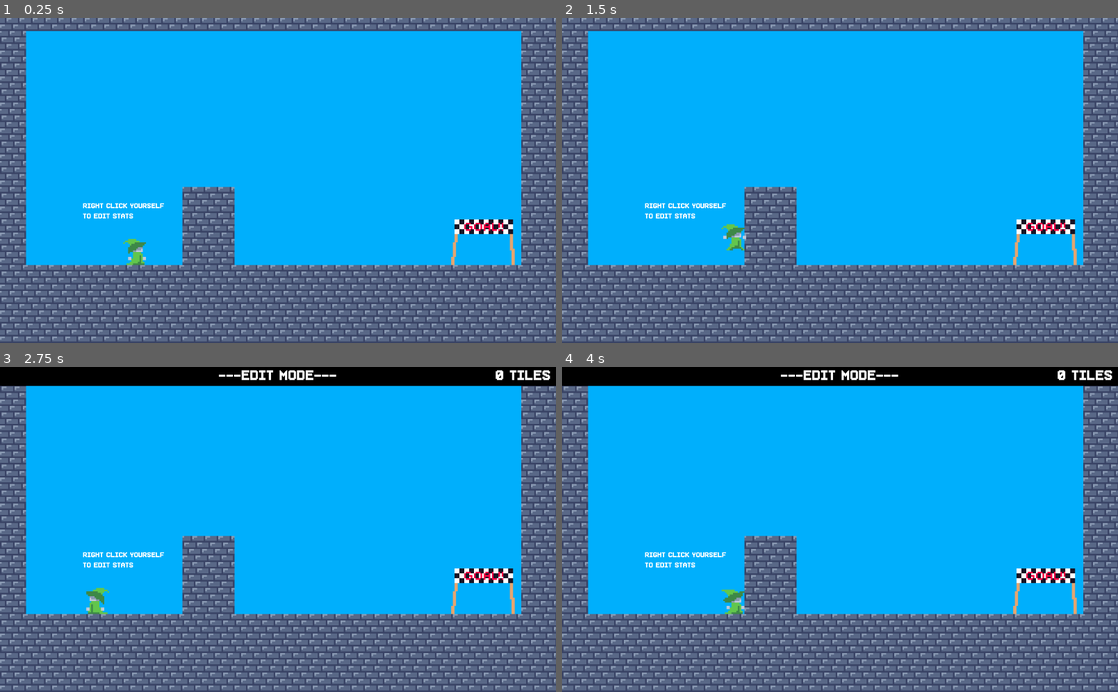
Above: before the commit, frames 1-4 (two rows, left to right).
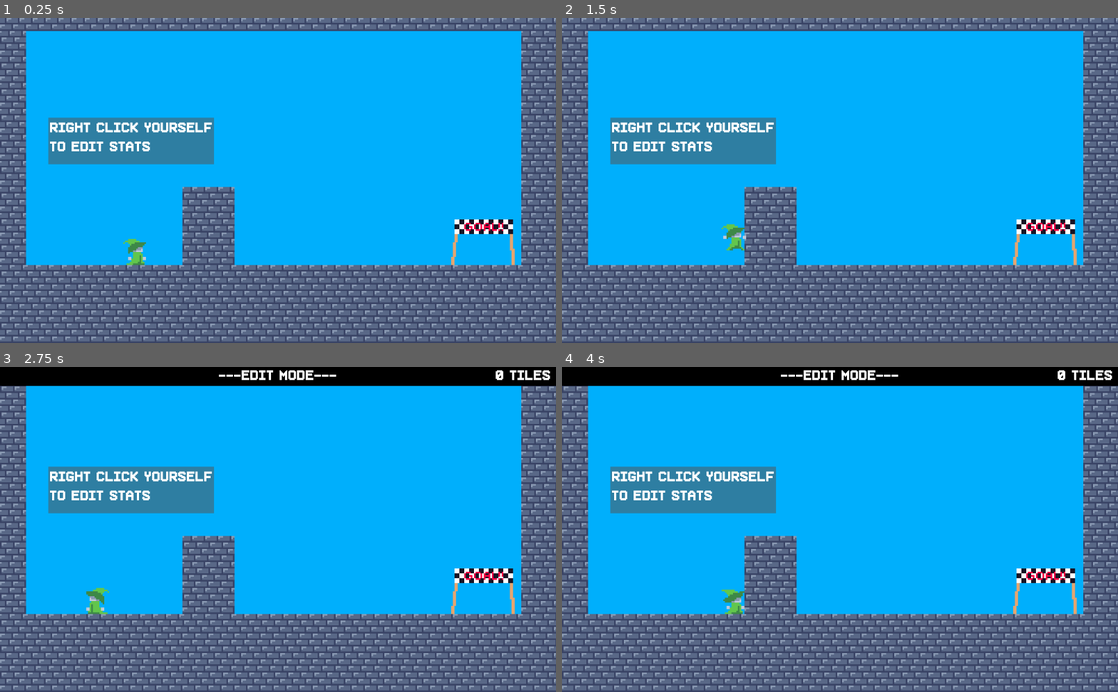
Above: after the commit, the same moments.

Repository: error-27/gmtk2023
Game: Godot game, scene res://scenes/level/LevelPack/E27Level1.tscn
Two runs of this game, one before a commit and one after it. Both use one fixed random seed, a clock stepped at 60 frames per second and the inputs below. This scene is started directly instead of the project's main scene.
Inputs (mouse positions are in pixels of both pictures, inside the frame that each line leads up to):
- Up to frame 1 (0.25 s): no input
- Up to frame 2 (1.5 s): tap Enter at 0.5 s; move the mouse to (701, 252) at 0.52 s; hold D (Right) from 0.53 s (still down); tap Space (EditMode) at 0.6, 1.35 s; click (701, 252) at 0.67 s; tap W (Jump) at 0.77 s; move the mouse to (728, 196) at 1.27 s
- Up to frame 3 (2.75 s): tap W (Jump) at 1.52 s; move the mouse to (333, 458) at 2.02 s; release D (Right) at 2.03 s; hold Left (Left) from 2.03 s (still down); tap Space (EditMode) at 2.1 s
- Up to frame 4 (4 s): move the mouse to (812, 594) at 2.77 s; release Left (Left) at 2.78 s; hold D (Right) from 2.78 s (still down); tap Space (EditMode) at 2.85, 3.6 s; click (812, 594) at 2.92 s; tap W (Jump) at 3.02, 3.77 s; move the mouse to (1006, 578) at 3.52 s

The runs differ from the first frame. In frame 1, 4.6% of the frame differs, in the area x 8-39%, y 30-62%; in frame 2, 4.6%; in frame 3, 4.6%; in frame 4, 4.6%.

Commit message:
Make level text consistent

Diff:
--- a/scenes/level/Demo1.tscn
+++ b/scenes/level/Demo1.tscn
@@ -7,6 +7,7 @@
 [ext_resource path="res://scenes/Player.tscn" type="PackedScene" id=5]
 [ext_resource path="res://scenes/level/LevelEdit.tscn" type="PackedScene" id=6]
 [ext_resource path="res://assets/objects/goalpost.png" type="Texture" id=7]
+[ext_resource path="res://assets/MenuTheme.tres" type="Theme" id=8]
 
 [sub_resource type="RectangleShape2D" id=1]
 extents = Vector2( 55.5, 63.5 )
@@ -62,6 +63,7 @@
 margin_right = 359.0
 margin_bottom = 289.0
 rect_scale = Vector2( 2, 2 )
+theme = ExtResource( 8 )
 text = "Use WASD
 or
 <- ^ -> to move,"
@@ -71,5 +73,5 @@
 margin_left = -3.0
 margin_top = -3.0
 margin_right = 108.0
-margin_bottom = 50.0
+margin_bottom = 54.0
 color = Color( 0.34902, 0.317647, 0.317647, 0.52549 )
--- a/scenes/level/LevelPack/Demo2.tscn
+++ b/scenes/level/LevelPack/Demo2.tscn
@@ -7,6 +7,7 @@
 [ext_resource path="res://scenes/objects/HoverPlatform.tscn" type="PackedScene" id=5]
 [ext_resource path="res://assets/tiles/level_tiles.tres" type="TileSet" id=6]
 [ext_resource path="res://assets/objects/goalpost.png" type="Texture" id=7]
+[ext_resource path="res://assets/MenuTheme.tres" type="Theme" id=8]
 
 [sub_resource type="RectangleShape2D" id=1]
 extents = Vector2( 55.5, 63.5 )
@@ -44,6 +45,7 @@
 margin_right = 277.0
 margin_bottom = 304.0
 rect_scale = Vector2( 2, 2 )
+theme = ExtResource( 8 )
 text = "Enter Level edit using
  [ Space ]
 L-Click to place
@@ -53,8 +55,8 @@
 show_behind_parent = true
 margin_left = -3.0
 margin_top = -3.0
-margin_right = 142.0
-margin_bottom = 71.0
+margin_right = 171.0
+margin_bottom = 83.0
 color = Color( 0.34902, 0.317647, 0.317647, 0.52549 )
 
 [node name="FinishArea" type="Area2D" parent="."]
--- a/scenes/level/LevelPack/E27Level1.tscn
+++ b/scenes/level/LevelPack/E27Level1.tscn
@@ -50,10 +50,19 @@
 texture = ExtResource( 7 )
 
 [node name="Label" type="Label" parent="."]
-margin_left = 153.0
-margin_top = 363.0
-margin_right = 303.0
-margin_bottom = 398.0
+margin_left = 92.0
+margin_top = 211.0
+margin_right = 392.0
+margin_bottom = 278.0
 theme = ExtResource( 2 )
+theme_type_variation = "TitleLabel"
 text = "Right click yourself
 to edit stats"
+
+[node name="ColorRect" type="ColorRect" parent="Label"]
+show_behind_parent = true
+margin_left = -3.0
+margin_top = -3.0
+margin_right = 302.0
+margin_bottom = 83.0
+color = Color( 0.34902, 0.317647, 0.317647, 0.52549 )
--- a/scenes/level/LevelPack/E27Level2.tscn
+++ b/scenes/level/LevelPack/E27Level2.tscn
@@ -51,12 +51,21 @@
 texture = ExtResource( 7 )
 
 [node name="Label" type="Label" parent="."]
-margin_left = 153.0
-margin_top = 363.0
-margin_right = 303.0
-margin_bottom = 398.0
+margin_left = 108.0
+margin_top = 329.0
+margin_right = 508.0
+margin_bottom = 364.0
 theme = ExtResource( 2 )
+theme_type_variation = "TitleLabel"
 text = "You can also edit platforms"
+
+[node name="ColorRect" type="ColorRect" parent="Label"]
+show_behind_parent = true
+margin_left = -9.0
+margin_top = -20.0
+margin_right = 403.0
+margin_bottom = 66.0
+color = Color( 0.34902, 0.317647, 0.317647, 0.52549 )
 
 [node name="Platform" parent="." instance=ExtResource( 8 )]
 position = Vector2( 688, 283 )
Not shown: 1 places in scenes/level/Demo1.tscn that only renumber resources
Not shown: 1 places in scenes/level/LevelPack/Demo2.tscn that only renumber resources
